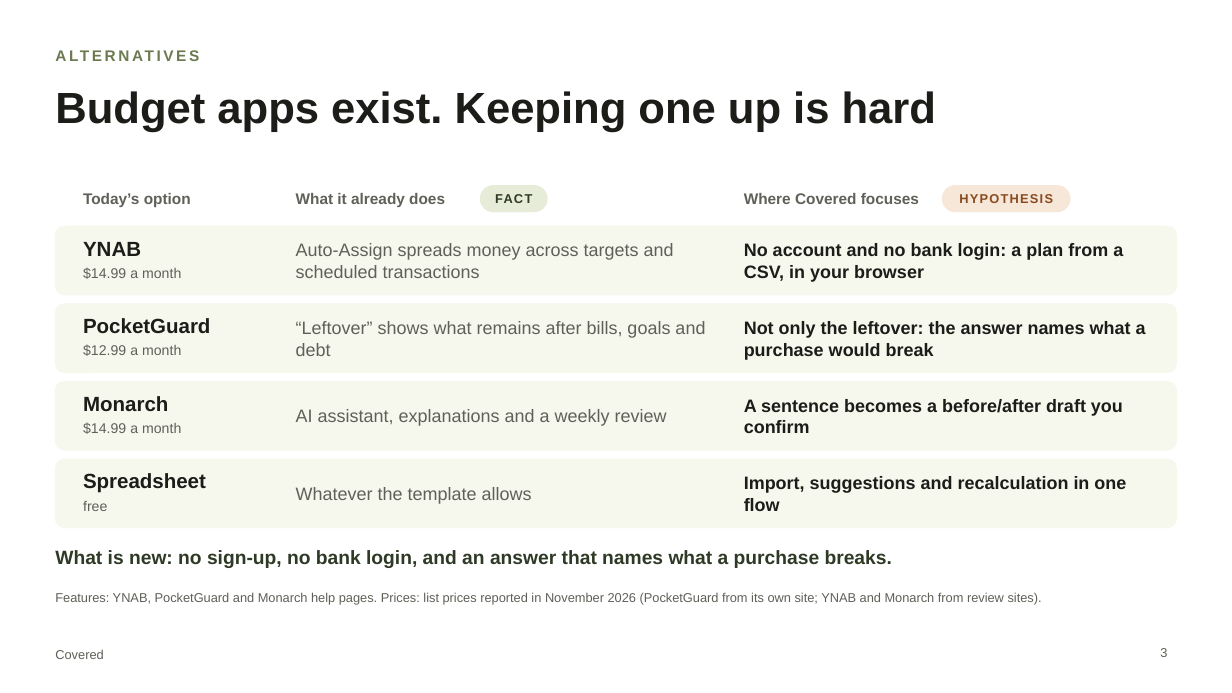
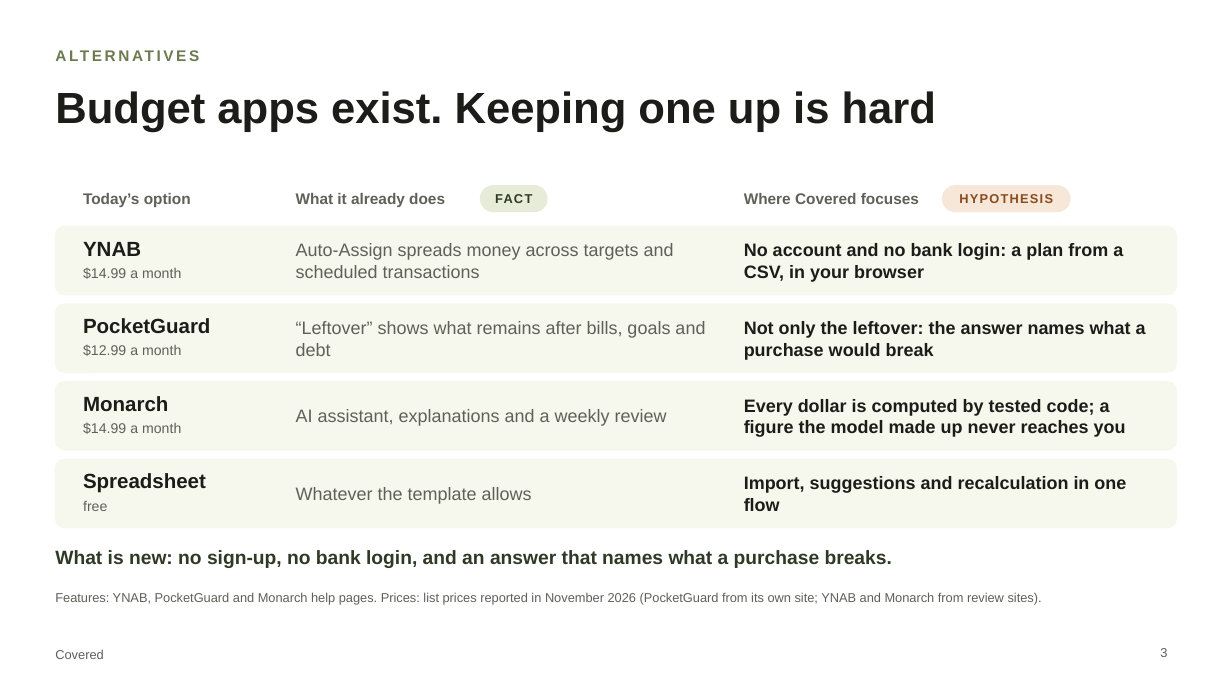
Before and after one commit to chinusoid/FractureTeam, a slide deck: slide 3 of pitch/covered-pitch.pptx. Drawn at 1232x693 pixels with LibreOffice and Linux fonts; fonts in the diff are those of the drawing. Boxes give left, top, right and bottom in pixels: in the first picture for what was removed or moved away, otherwise in the second. Text is boxed around its words. In the diff, an @@ line names an element or a change of style, - is before the commit and + after.

```diff
--- a/pitch/covered-pitch.pptx
+++ b/pitch/covered-pitch.pptx
@@ text at [744,399,1126,437]: text changed @@
-A sentence becomes a before/after draft you confirm
+Every dollar is computed by tested code; a figure the model made up never reaches you
```
Also in this commit, not shown: 3 other slides changed, 6 other files.
